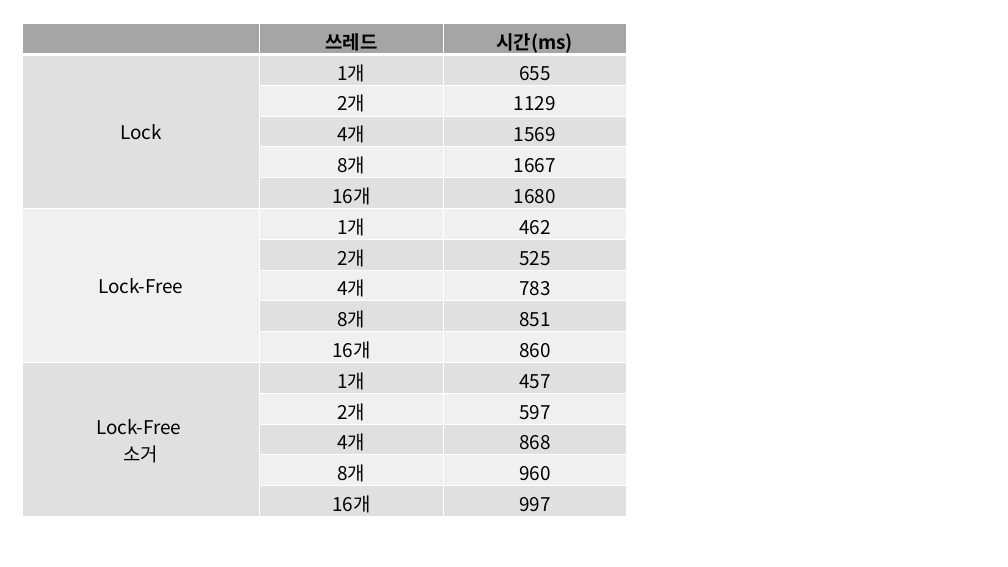
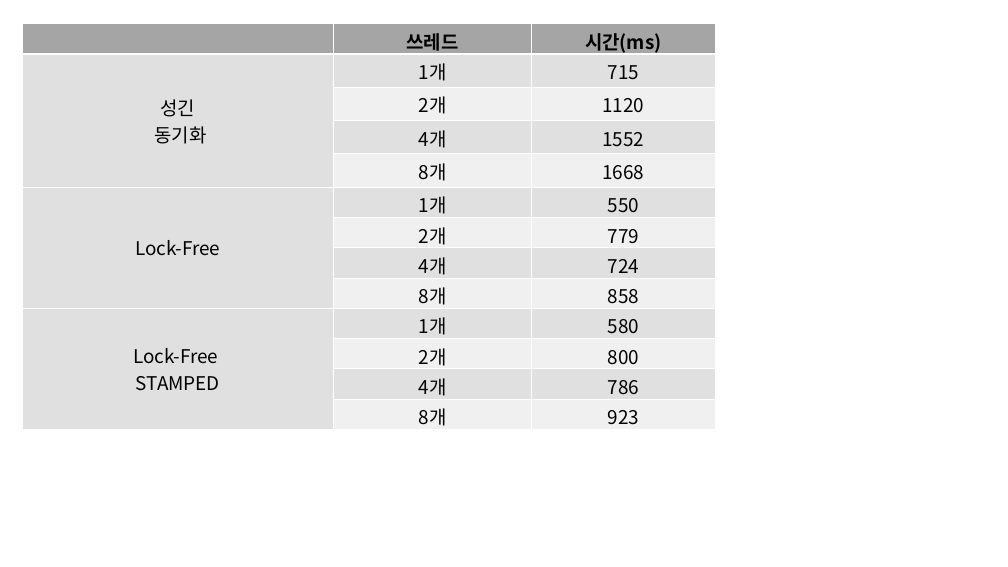
Before and after one commit to scoke0801/2021_Multicore, a slide deck: slide 10 of 표정리.pptx (slide 8 before the commit). Drawn at 1008x567 pixels with LibreOffice and Linux fonts; fonts in the diff are those of the drawing. Boxes give left, top, right and bottom in pixels: in the first picture for what was removed or moved away, otherwise in the second. Text is boxed around its words. In the diff, an @@ line names an element or a change of style, - is before the commit and + after.

Commit message:
LockFree SkipList

```diff
--- a/표정리.pptx
+++ b/표정리.pptx
@@ table at (x1=22, y1=23, x2=715, y2=430) @@
-row 2: Lock | 1개 | 655
-row 3:  | 2개 | 1129
-row 4:  | 4개 | 1569
-row 5:  | 8개 | 1667
-row 6:  | 16개 | 1680
-row 7: Lock-Free | 1개 | 462
-row 8:  | 2개 | 525
-row 9:  | 4개 | 783
-row 10:  | 8개 | 851
-row 11:  | 16개 | 860
-row 12: Lock-Free / 소거 | 1개 | 457
-row 13:  | 2개 | 597
-row 14:  | 4개 | 868
-row 15:  | 8개 | 960
-row 16:  | 16개 | 997
+row 2: 성긴 / 동기화 | 1개 | 715
+row 3:  | 2개 | 1120
+row 4:  | 4개 | 1552
+row 5:  | 8개 | 1668
+row 6: Lock-Free | 1개 | 550
+row 7:  | 2개 | 779
+row 8:  | 4개 | 724
+row 9:  | 8개 | 858
+row 10: Lock-Free / STAMPED | 1개 | 580
+row 11:  | 2개 | 800
+row 12:  | 4개 | 786
+row 13:  | 8개 | 923
@@ table resized from (x1=22, y1=23, x2=627, y2=517) to (x1=22, y1=23, x2=715, y2=430) @@
```
Also in this commit, not shown: 2 slides added, 10 other files.
